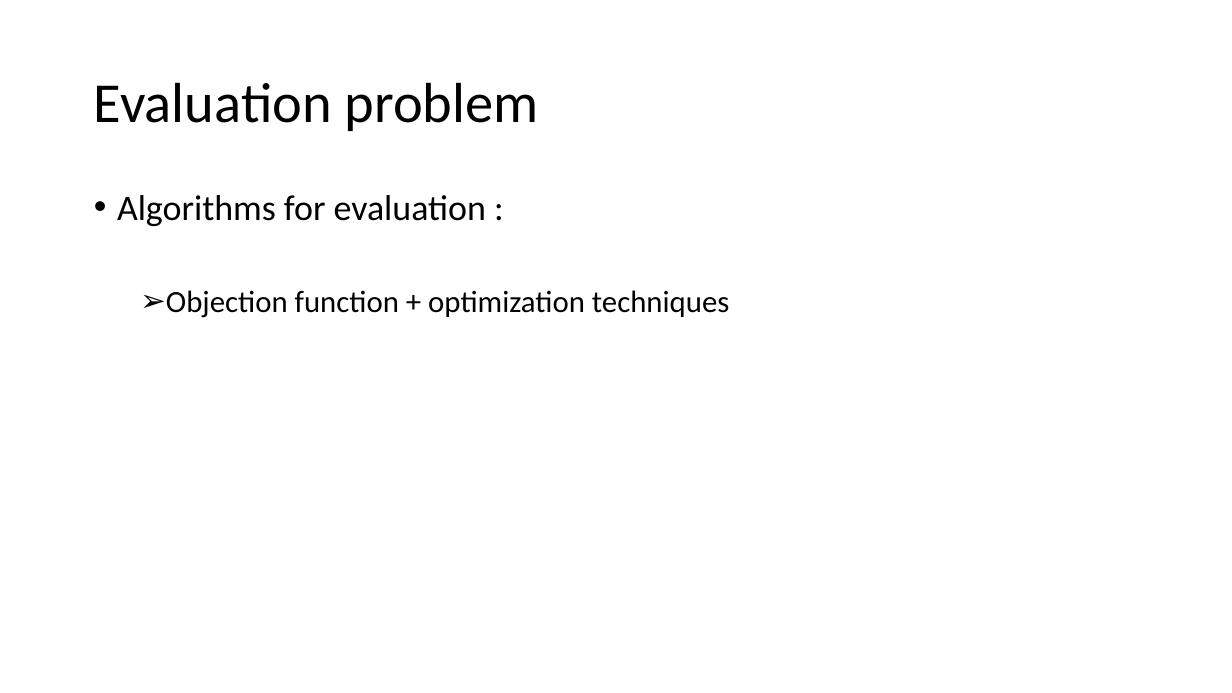
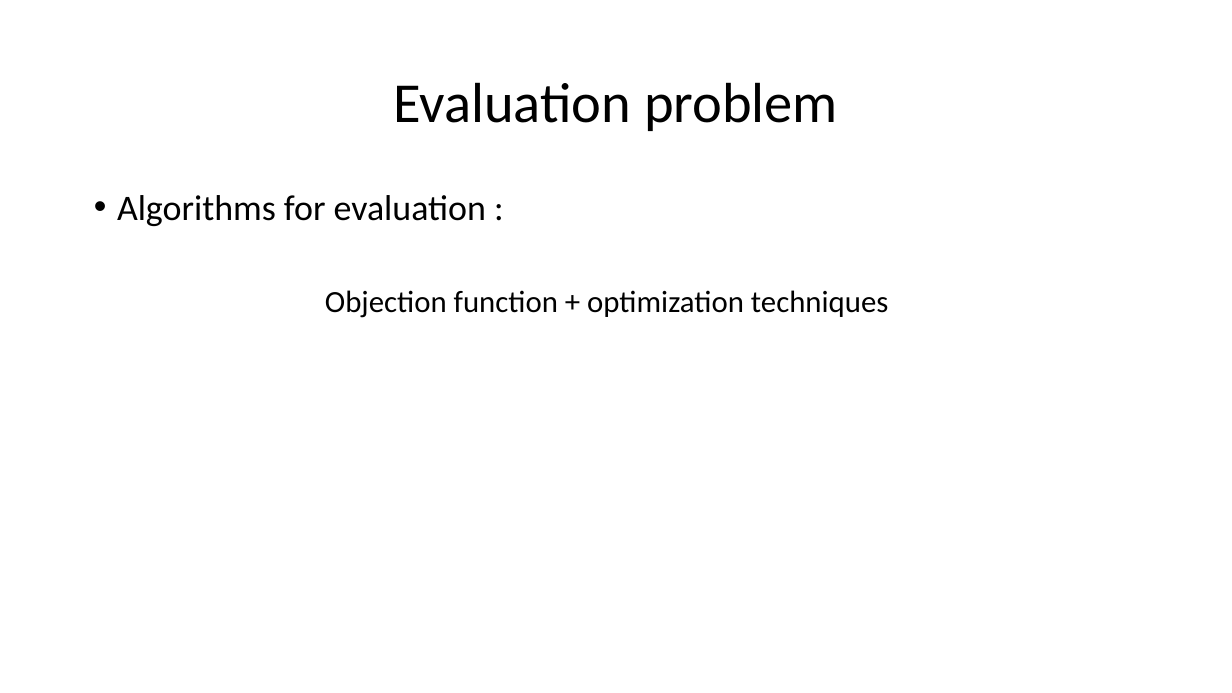
Before and after one commit to xfdywy/RL, a slide deck: slide 5 of RL analysis/RL analysis1.pptx (slide 4 before the commit). Drawn at 1232x693 pixels with LibreOffice and Linux fonts; fonts in the diff are those of the drawing. Boxes give left, top, right and bottom in pixels: in the first picture for what was removed or moved away, otherwise in the second. Text is boxed around its words. In the diff, an @@ line names an element or a change of style, - is before the commit and + after.

```diff
--- a/RL analysis/RL analysis1.pptx
+++ b/RL analysis/RL analysis1.pptx
@@ title "Evaluation problem" at [393,82,838,131]: alignment left to centre @@
@@ text at [325,290,888,318]: bullet ➢ to none @@
```
Also in this commit, not shown: 11 other slides changed, 22 slides added, 3 slides removed, 1 other file.
